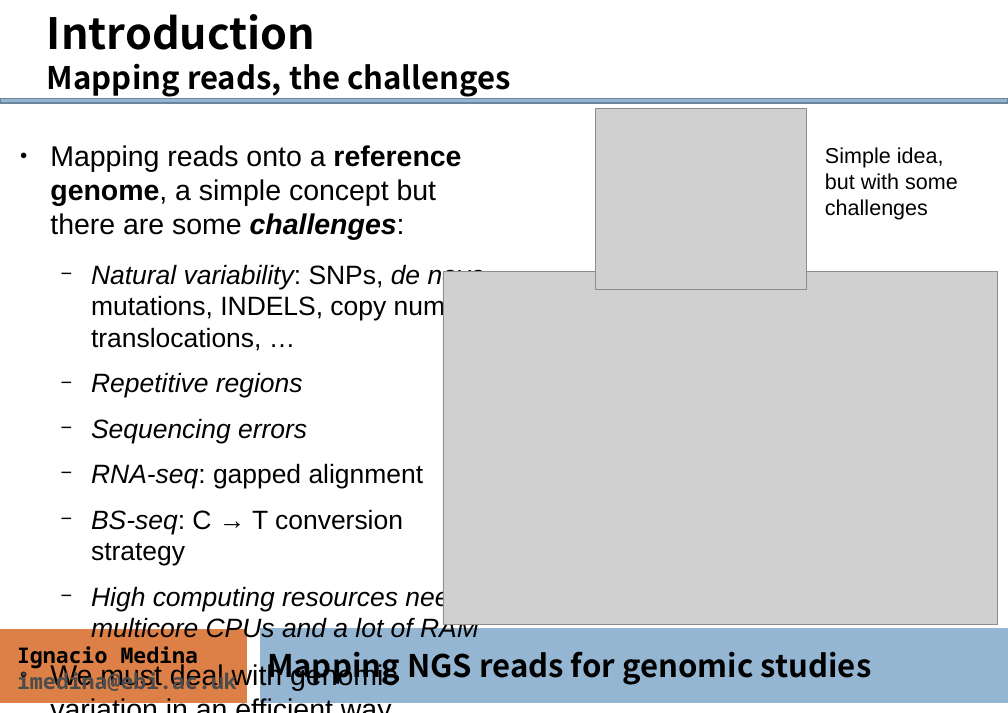
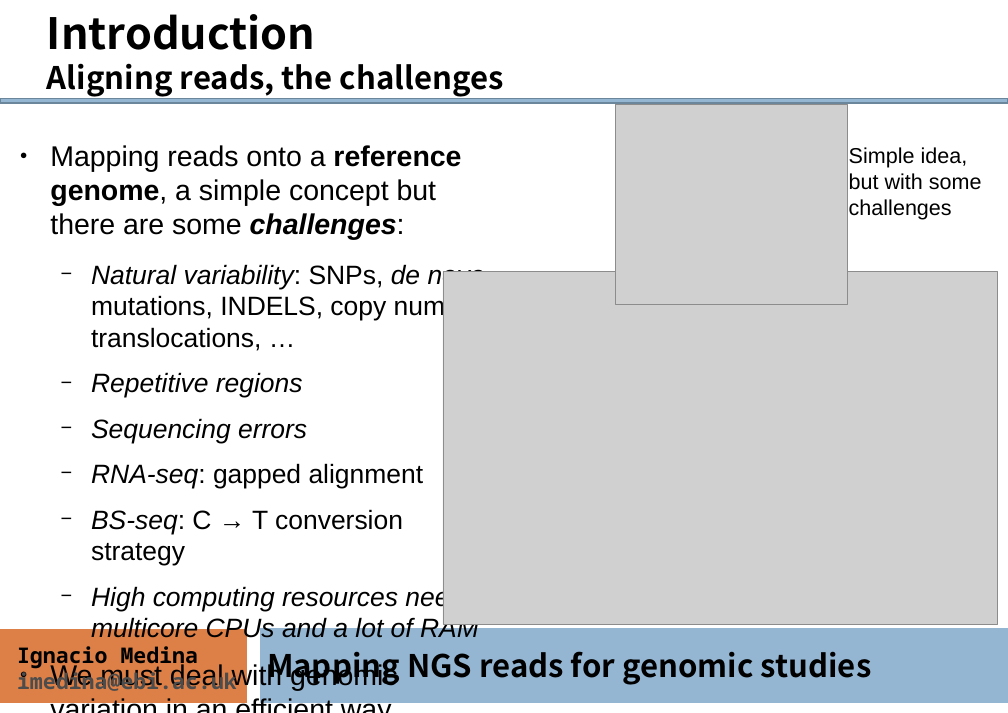
Before and after one commit to ngs-course/ngs-course.github.io, a slide deck: slide 5 of Course_Materials/alignment/presentation/ngs-read-mapping-imedina-mda14.odp. Drawn at 1008x713 pixels with LibreOffice and Linux fonts; fonts in the diff are those of the drawing; grey boxes stand for pictures. Boxes give left, top, right and bottom in pixels: in the first picture for what was removed or moved away, otherwise in the second. Text is boxed around its words. In the diff, an @@ line names an element or a change of style, - is before the commit and + after.

Commit message:
alignment: definitive slides done

```diff
--- a/Course_Materials/alignment/presentation/ngs-read-mapping-imedina-mda14.odp
+++ b/Course_Materials/alignment/presentation/ngs-read-mapping-imedina-mda14.odp
@@ text at <box>47,63,504,97</box>: text changed @@
-Mapping reads, the challenges
+Aligning reads, the challenges
@@ picture: place and size @@
-picture at <box>595,108,806,290</box>
+picture at <box>616,104,848,304</box>
@@ text "Simple idea, but with some ...": place and size @@
-text "Simple idea, but with some ..." at <box>825,147,958,220</box>
+text "Simple idea, but with some ..." at <box>849,147,982,220</box>
```
Also in this commit, not shown: 16 other slides changed, 1 other file.
